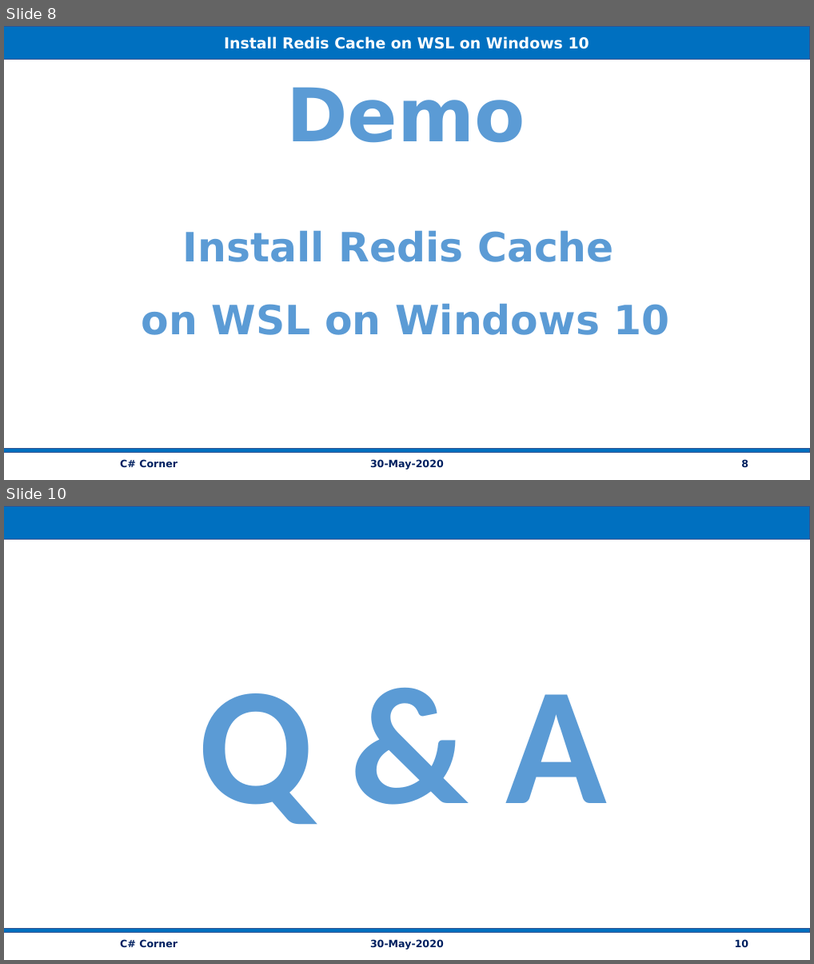
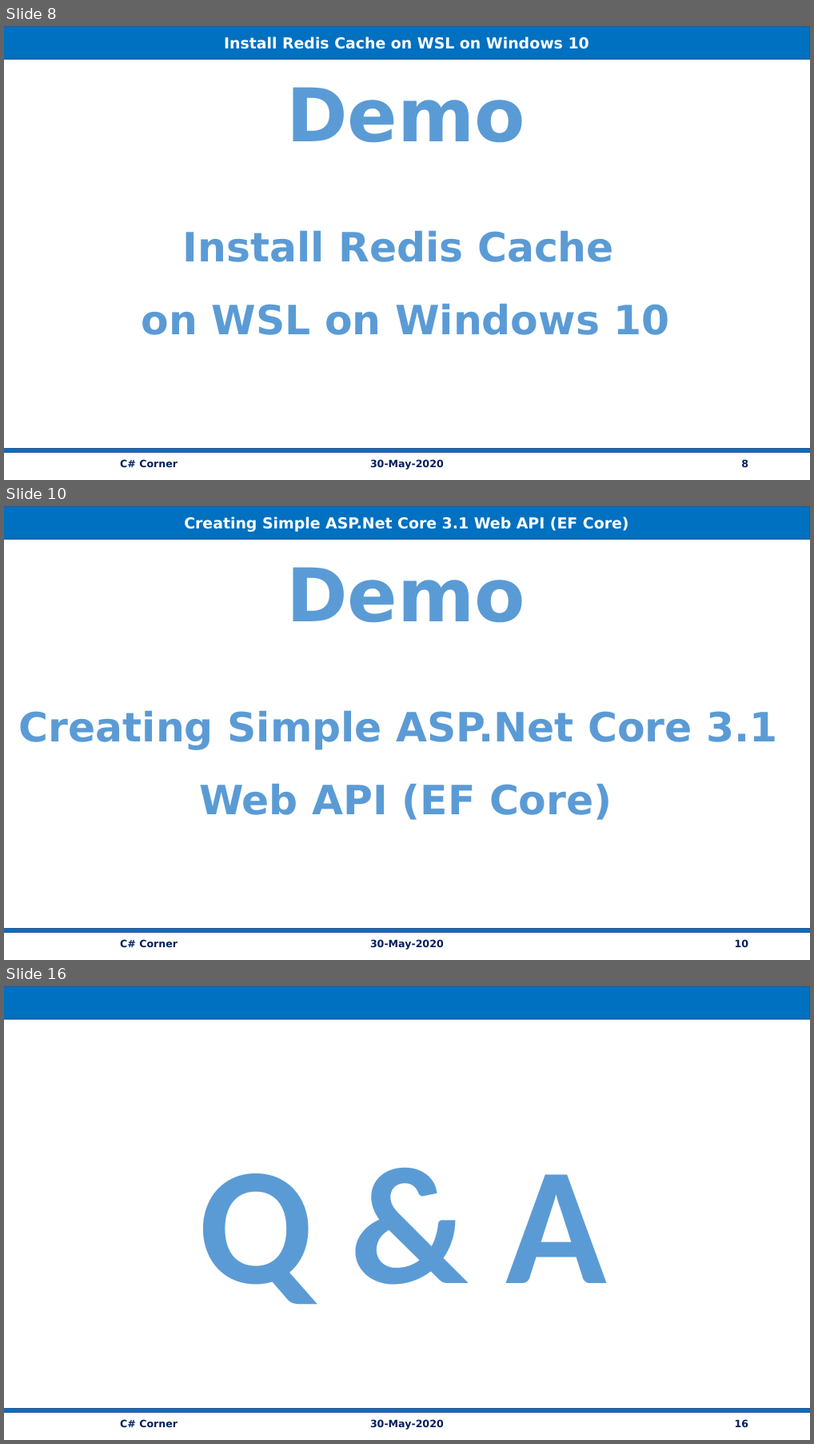
Before and after one commit to vishipayyallore/speaker_series_2021, a slide deck: CSharpCorner/30May2020_ASP.NetCoreWebAPI_SQLServer_Redis/Documentation/ASP.NetCoreWebAPI_SQLServer_Redis_Angular9UI.pptx. Shown one above the other, each under a label of ours: slides 8 and 10 before the commit, slides 8, 10 and 16 after it; the slides between them are not shown. The pictures are 814x964 and 814x1444 pixels, drawn with LibreOffice and Linux fonts; fonts in the diff are those of the drawing. Boxes give left, top, right and bottom in pixels: in the first picture for what was removed or moved away, otherwise in the second. Text is boxed around its words. In the diff, an @@ line names an element or a change of style, - is before the commit and + after.

```diff
--- a/CSharpCorner/30May2020_ASP.NetCoreWebAPI_SQLServer_Redis/Documentation/ASP.NetCoreWebAPI_SQLServer_Redis_Angular9UI.pptx
+++ b/CSharpCorner/30May2020_ASP.NetCoreWebAPI_SQLServer_Redis/Documentation/ASP.NetCoreWebAPI_SQLServer_Redis_Angular9UI.pptx
@@ slide 10 added at <box>4,506,810,960</box>, background #FFFFFF @@
@@ rectangle added at <box>4,507,810,540</box>, fill #0070C0, outline #325491 1 pt, 18 pt, text #FFFFFF, bold @@
+Creating Simple ASP.Net Core 3.1 Web API (EF Core)
@@ text added at <box>19,567,778,820</box>, 48 pt, text #5B9BD5, bold @@
+Demo
+Creating Simple ASP.Net Core 3.1
+Web API (EF Core)
@@ rectangle added at <box>4,928,810,932</box>, fill #0070C0, outline #325491 1 pt @@
@@ text added at <box>120,939,178,948</box>, 12 pt, text #002060, bold @@
+C# Corner
@@ text added at <box>370,939,444,949</box>, 12 pt, text #002060, bold @@
+30-May-2020
@@ page number added at <box>735,939,749,948</box>, 12 pt, text #002060, bold @@
+10
@@ what was slide 10 is now slide 16 @@
```
Also in this commit, not shown: 1 slide changed, 5 other slides added, 59 other files.
